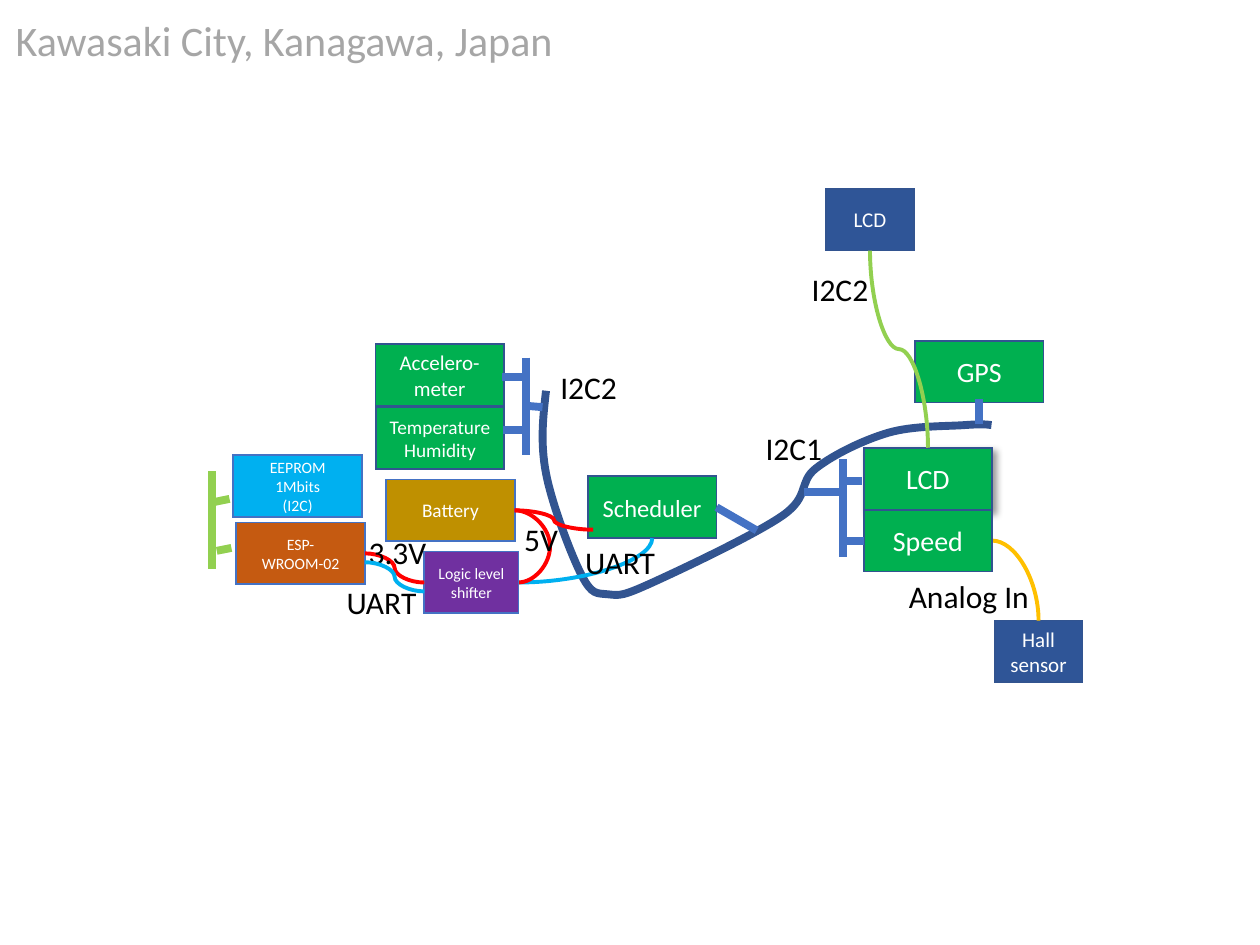
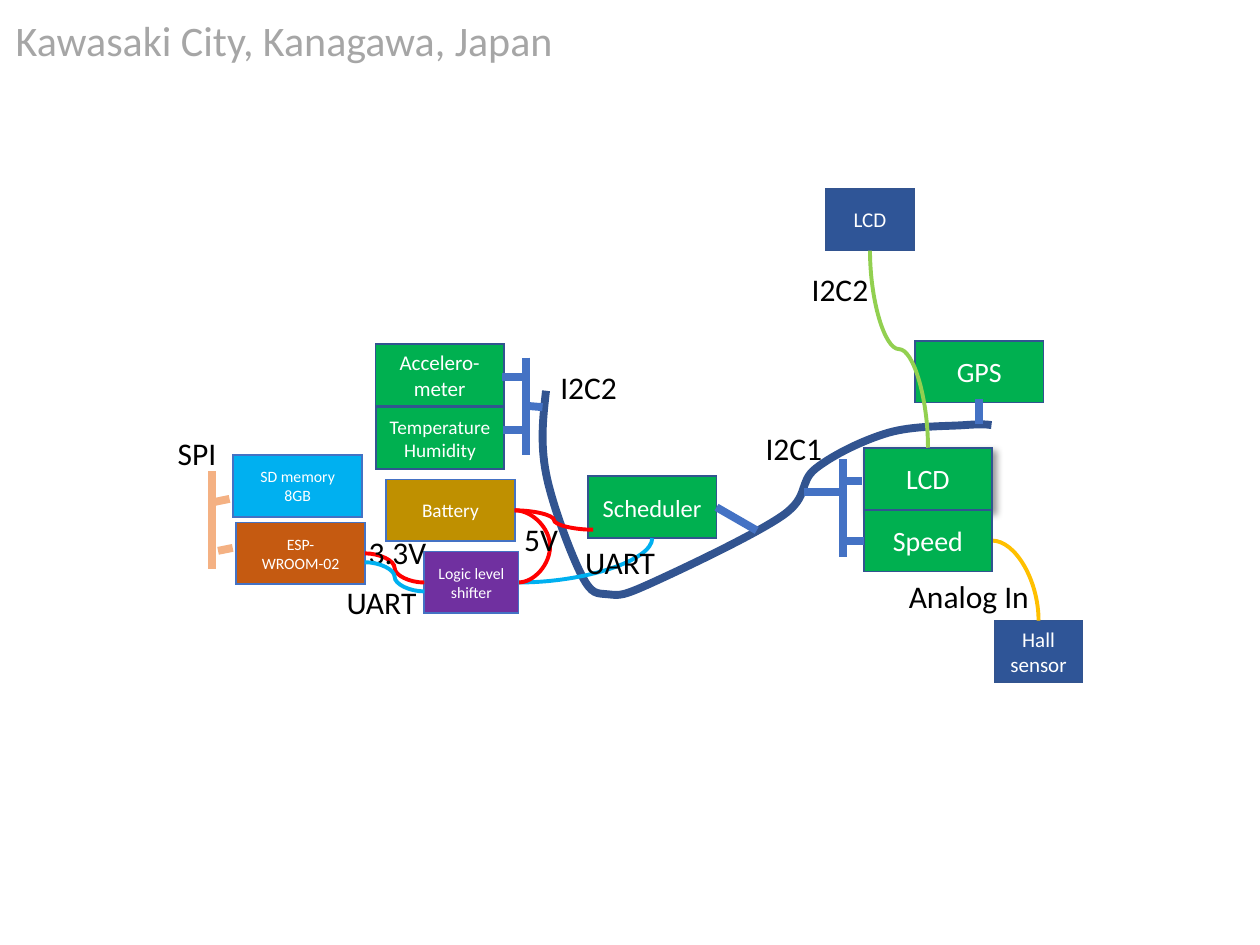
Before and after one commit to araobp/bicycle, a slide deck: slide 1 of doc/network.pptx. Drawn at 1260x945 pixels with LibreOffice and Linux fonts; fonts in the diff are those of the drawing; background and template pictures are left out. Boxes give left, top, right and bottom in pixels: in the first picture for what was removed or moved away, otherwise in the second. Text is boxed around its words. In the diff, an @@ line names an element or a change of style, - is before the commit and + after.

```diff
--- a/doc/network.pptx
+++ b/doc/network.pptx
@@ text added at bbox=[178, 444, 217, 472], 18 pt, text #000000 @@
+SPI
@@ line (213, 471) - (213, 570): stroke #92D050 4.5 pt to #F4B183 4.5 pt @@
@@ text in rectangle at bbox=[260, 471, 335, 501]: text changed @@
-EEPROM
-1Mbits
-(I2C)
+SD memory
+8GB
@@ line (229, 499) - (215, 501): stroke #92D050 4.5 pt to #F4B183 4.5 pt @@
@@ line (233, 548) - (218, 551): stroke #92D050 4.5 pt to #F4B183 4.5 pt @@
```
Also in this commit, not shown: 1 other file.
